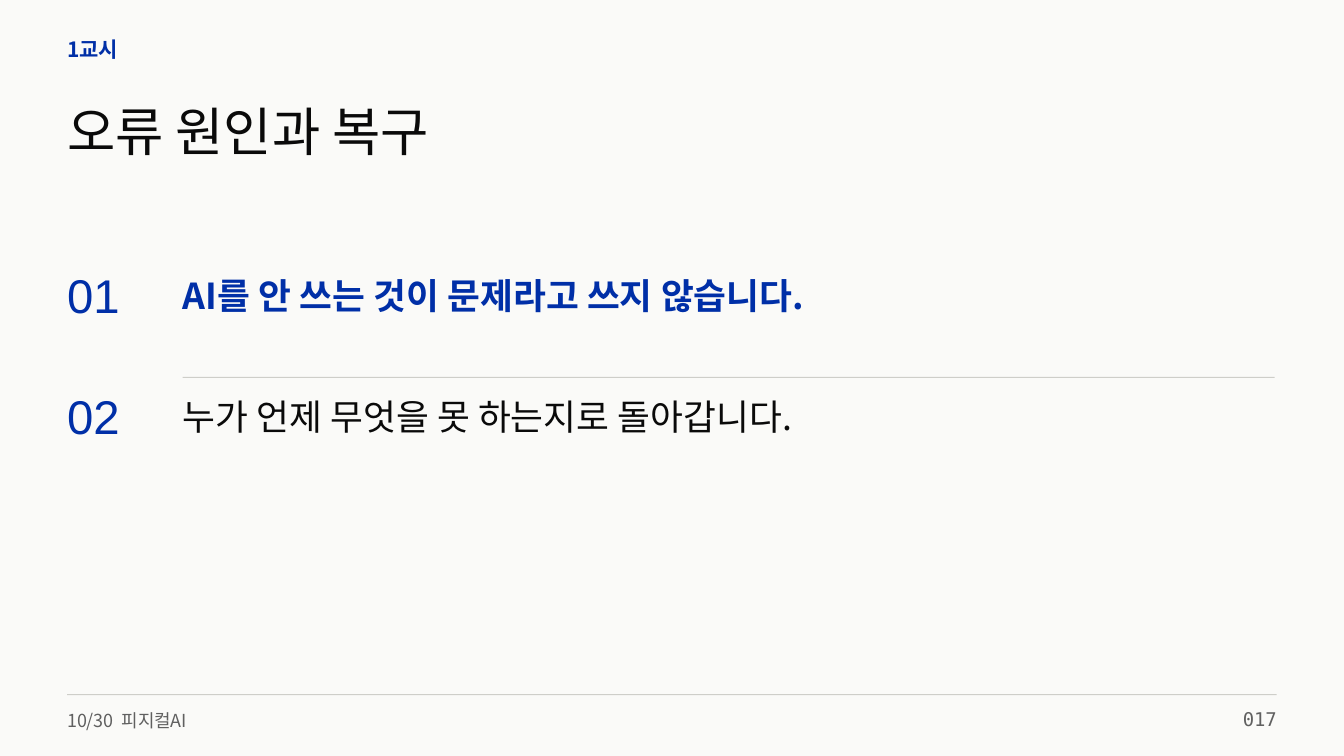
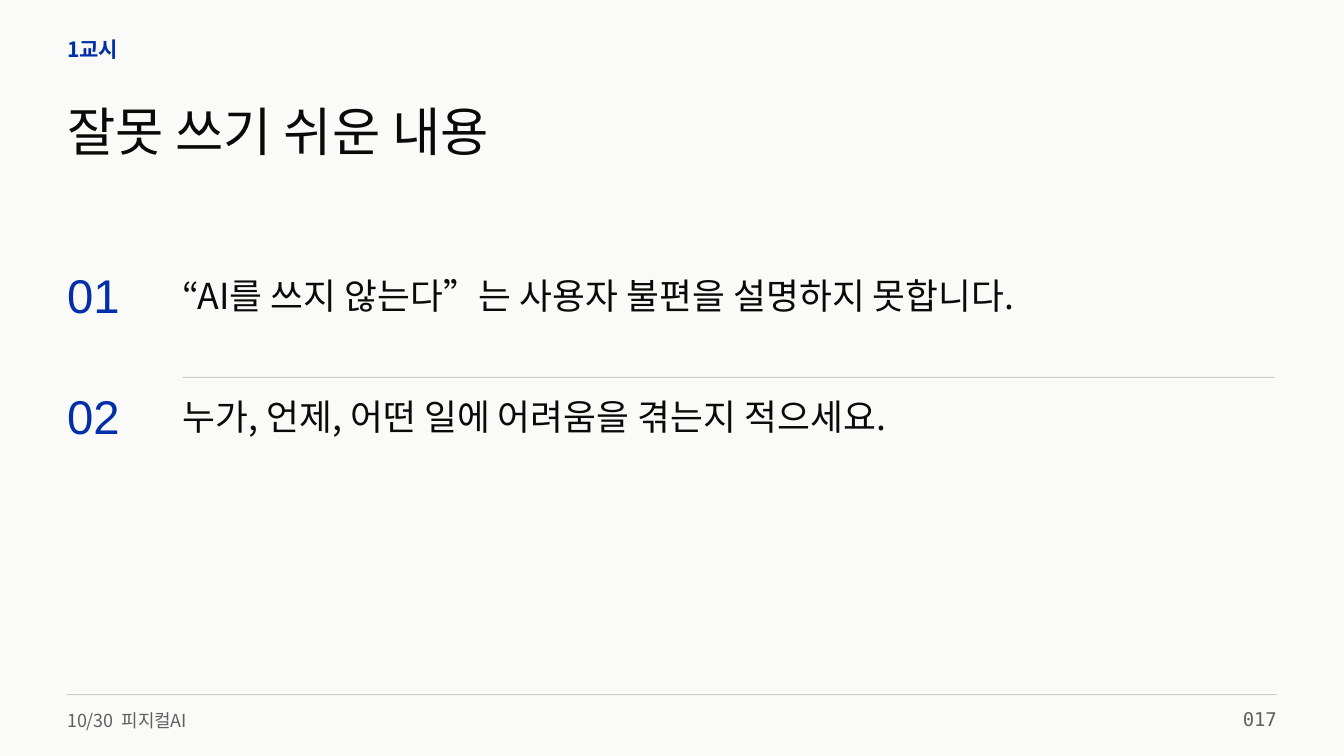
Before and after one commit to zeusk302-png/kdigital-physical-ai, a slide deck: slide 17 of downloads/2026-10-30/readable-slides.pptx. Drawn at 1344x756 pixels with LibreOffice and Linux fonts; fonts in the diff are those of the drawing. Boxes give left, top, right and bottom in pixels: in the first picture for what was removed or moved away, otherwise in the second. Text is boxed around its words. In the diff, an @@ line names an element or a change of style, - is before the commit and + after.

Commit message:
Refine beginner course wording across web and ten teaching decks

```diff
--- a/downloads/2026-10-30/readable-slides.pptx
+++ b/downloads/2026-10-30/readable-slides.pptx
@@ text at bbox=[67, 107, 489, 155]: text changed @@
-오류 원인과 복구
+잘못 쓰기 쉬운 내용
@@ text at bbox=[183, 279, 1015, 312]: text changed; text colour #002FA7 to #0A0A0A; bold off @@
-AI를 안 쓰는 것이 문제라고 쓰지 않습니다.
+“AI를 쓰지 않는다”는 사용자 불편을 설명하지 못합니다.
@@ text at bbox=[183, 400, 886, 437]: text changed @@
-누가 언제 무엇을 못 하는지로 돌아갑니다.
+누가, 언제, 어떤 일에 어려움을 겪는지 적으세요.
```
Also in this commit, not shown: 64 other slides changed, 50 other files.
